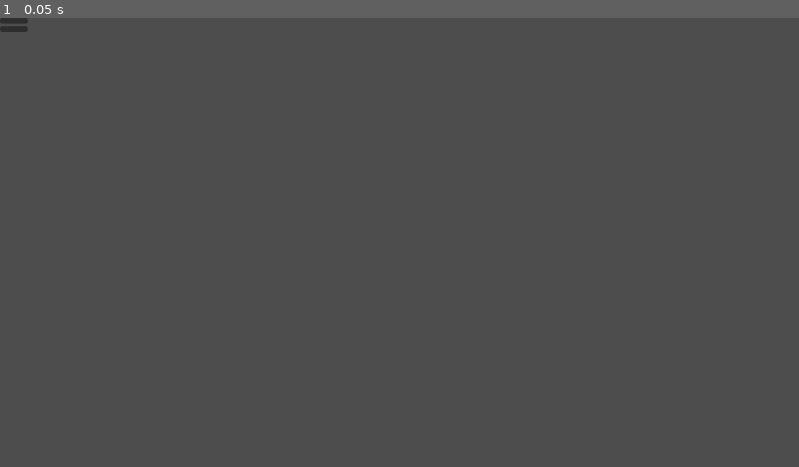
Above: before the commit, frame 1.
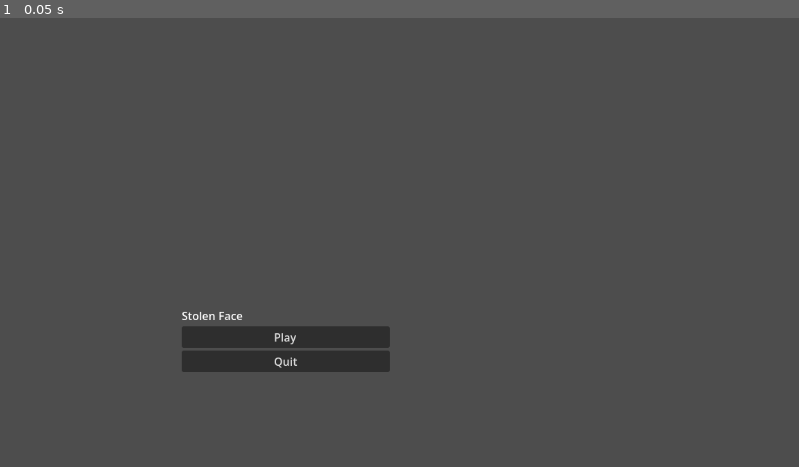
Above: after the commit, the same moment.

Repository: n1smm/ggj2026game
Game: Godot game, scene res://Scenes/menu.tscn
The game is run twice, just before and just after one commit, with the same random seed, the same clock (stepped at 60 frames per second) and the same inputs. This scene is started directly instead of the project's main scene.
Inputs:
- Up to frame 1 (0.05 s): no input

The runs differ from the first frame. In frame 1, 2.6% of the frame differs, in the area x 0-49%, y 0-79%.

Commit message:
Added nurse back

Diff:
--- a/hey_thats_my_face/Scenes/menu.tscn
+++ b/hey_thats_my_face/Scenes/menu.tscn
@@ -1,6 +1,7 @@
 [gd_scene format=3 uid="uid://d0ouwjbktdggd"]
 
 [node name="Menu" type="Control" unique_id=106846548]
+custom_minimum_size = Vector2(1, 1)
 layout_mode = 3
 anchors_preset = 15
 anchor_right = 1.0
@@ -10,11 +11,19 @@
 
 [node name="MenuBox" type="VBoxContainer" parent="." unique_id=376007306]
 layout_mode = 0
-offset_right = 40.0
-offset_bottom = 40.0
+offset_left = 262.0
+offset_top = 418.0
+offset_right = 562.0
+offset_bottom = 518.0
+
+[node name="Label" type="Label" parent="MenuBox" unique_id=288982962]
+layout_mode = 2
+text = "Stolen Face"
 
 [node name="PlayButton" type="Button" parent="MenuBox" unique_id=826421646]
 layout_mode = 2
+text = "Play"
 
 [node name="QuitButton" type="Button" parent="MenuBox" unique_id=471132167]
 layout_mode = 2
+text = "Quit"
Binary file added: hey_thats_my_face/Assets/models/nurse_back.png
Not shown, added: hey_thats_my_face/Assets/models/nurse_back.png.import
